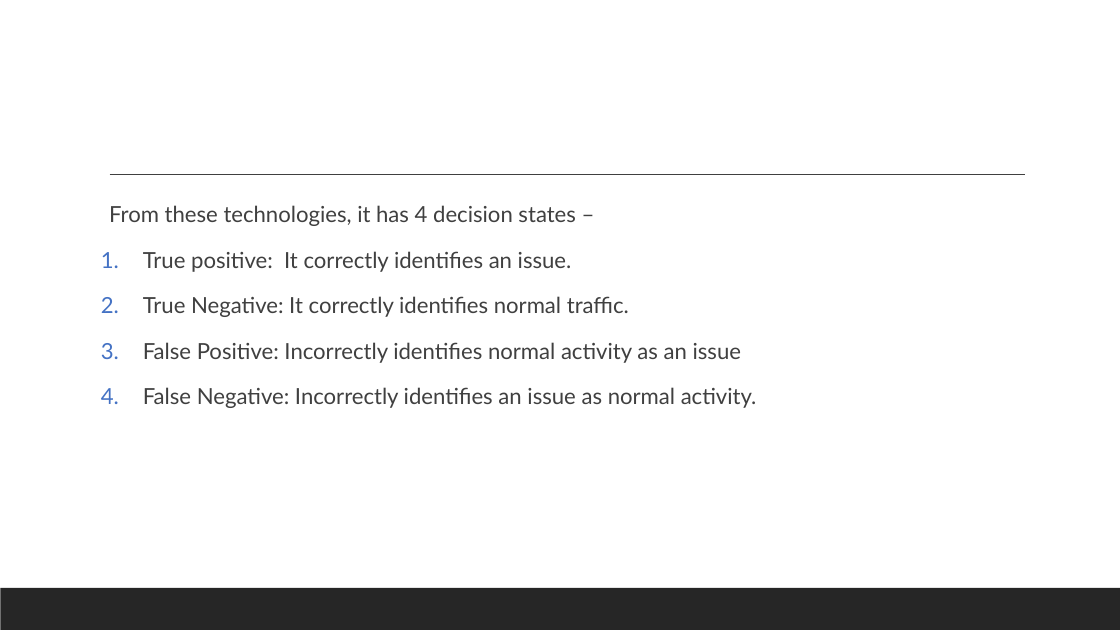
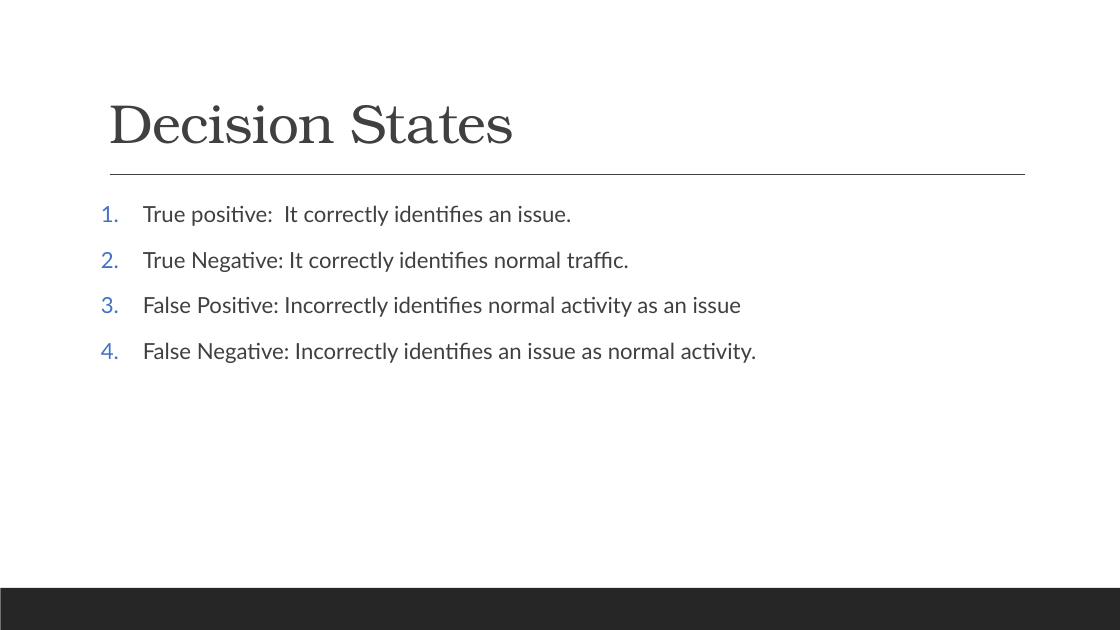
Before and after one commit to ronnie-1947/access-control-ppt, a slide deck: slide 25 of Access Control.pptx (slide 29 before the commit). Drawn at 1120x630 pixels with LibreOffice and Linux fonts; fonts in the diff are those of the drawing. Boxes give left, top, right and bottom in pixels: in the first picture for what was removed or moved away, otherwise in the second. Text is boxed around its words. In the diff, an @@ line names an element or a change of style, - is before the commit and + after.

```diff
--- a/Access Control.pptx
+++ b/Access Control.pptx
@@ title added at box(109, 105, 515, 144), 47 pt, text #404040 @@
+Decision States
@@ text at box(109, 205, 575, 226): paragraph removed @@
-  From these technologies, it has 4 decision states –
```
Also in this commit, not shown: 7 other slides changed, 9 slides added, 5 slides removed.
